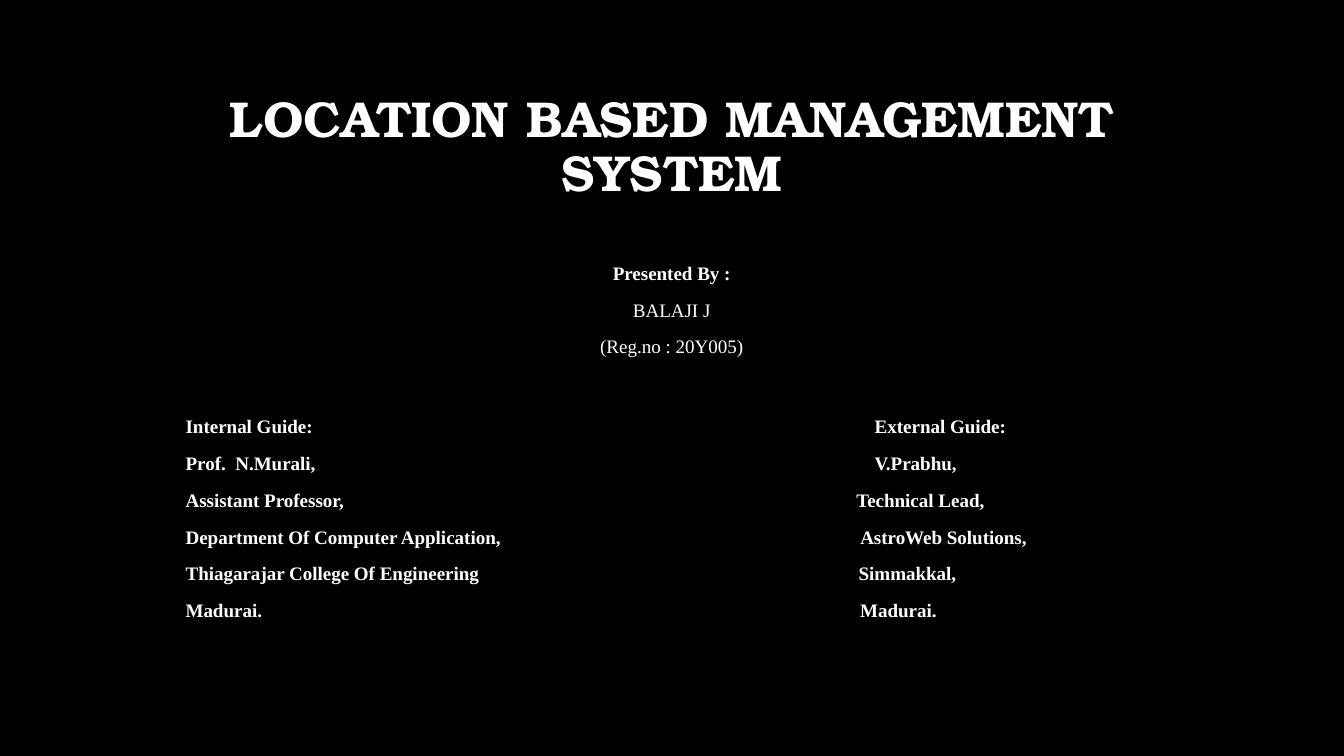
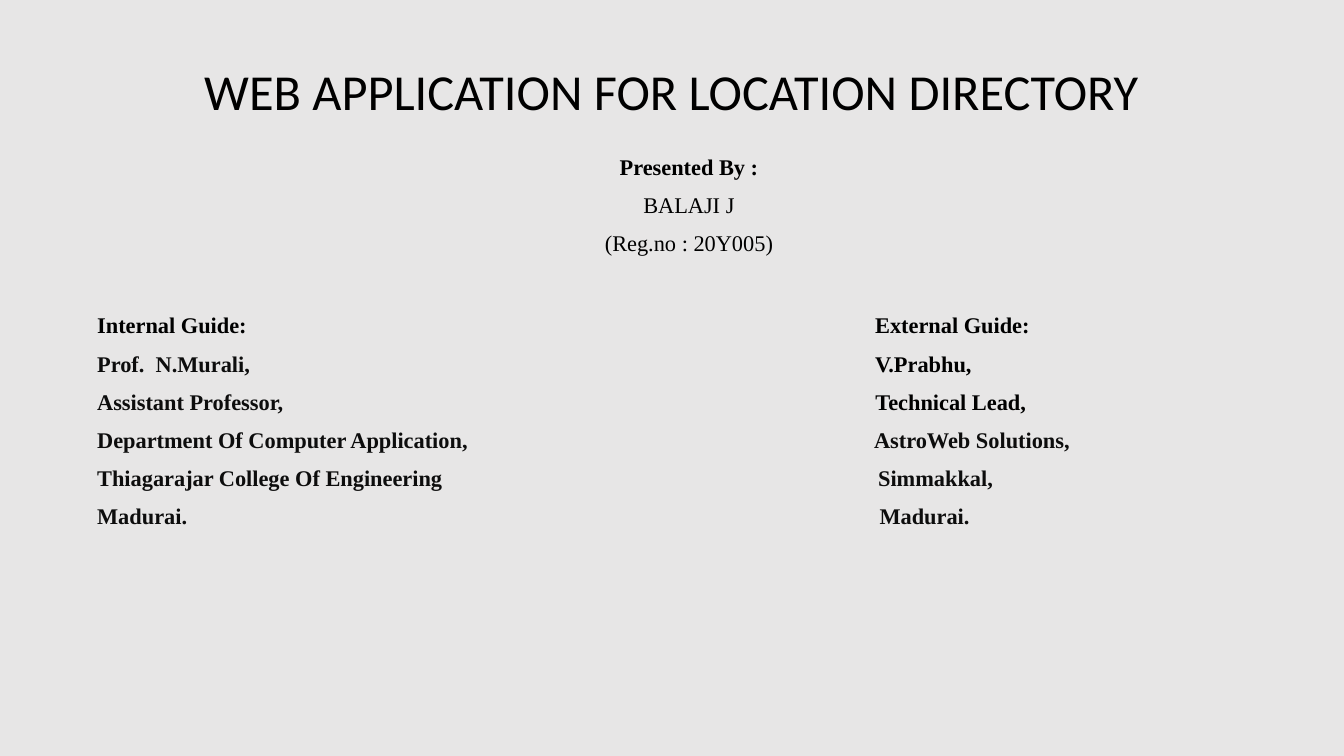
Before and after one commit to BALAJIJ-J/Review1-Documents, a slide deck: slide 1 of 20Y005-Review 1.pptx. Drawn at 1344x756 pixels with LibreOffice and Linux fonts; fonts in the diff are those of the drawing; background and template pictures are left out. Boxes give left, top, right and bottom in pixels: in the first picture for what was removed or moved away, otherwise in the second. Text is boxed around its words. In the diff, an @@ line names an element or a change of style, - is before the commit and + after.

```diff
--- a/20Y005-Review 1.pptx
+++ b/20Y005-Review 1.pptx
@@ background picture (left out) to #E7E6E6 @@
@@ title at (204, 77, 1139, 111): text changed; font TeX Gyre Bonum to Calibri; text colour #FFFFFF to #000000; bold off @@
-LOCATION BASED MANAGEMENT SYSTEM
+WEB APPLICATION FOR LOCATION DIRECTORY
@@ subtitle "Presented By :": place and size @@
-subtitle "Presented By :" at (186, 266, 1027, 618)
+subtitle "Presented By :" at (97, 159, 1070, 525)
@@ subtitle "Presented By :" at (97, 159, 1070, 525): size 13.6 to 16 pt; text colour #FFFFFF to #000000 in "Presented By :", "BALAJI J", "(Reg.no : 20Y005)", "Internal Guide: External Guide:" and 2 more places; text colour #FFFFFF to #0D0D0D in "Prof. N.Murali,", "Assistant Professor,", "Department Of Computer Application, AstroWeb Solutions,", "Thiagarajar College Of Engineering Simmakkal," and 1 more places; line spacing 1 to 0.9 @@
```
Also in this commit, not shown: 14 other slides changed, 4 slides added, 1 slide removed, 3 other files.
